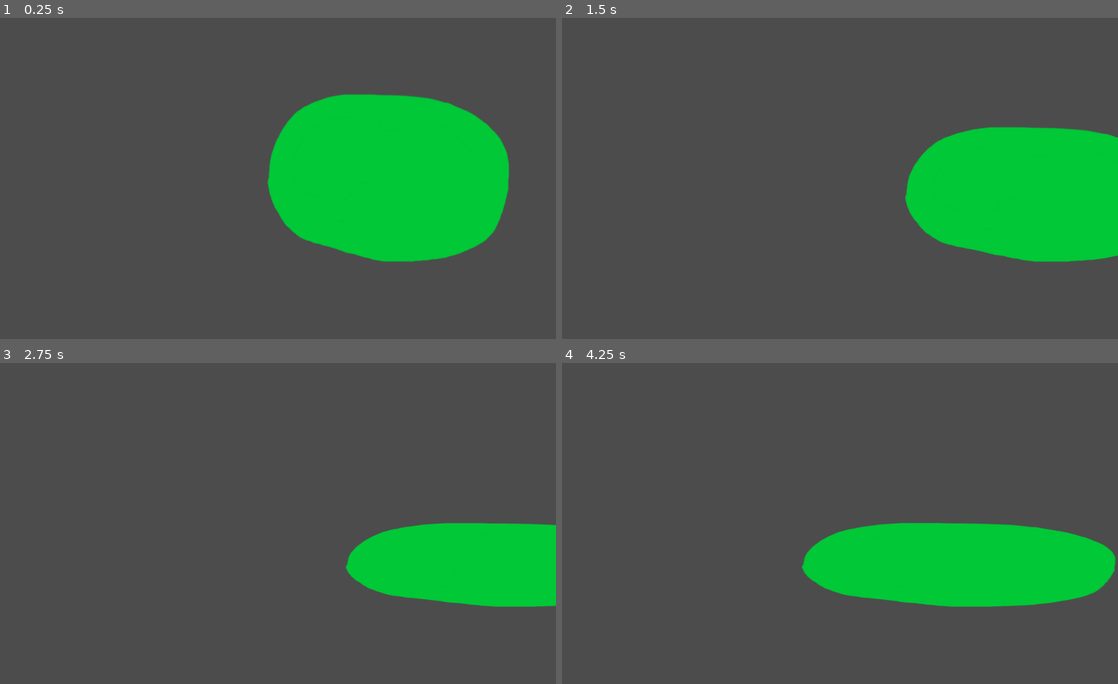
Above: before the commit, frames 1-4 (two rows, left to right).
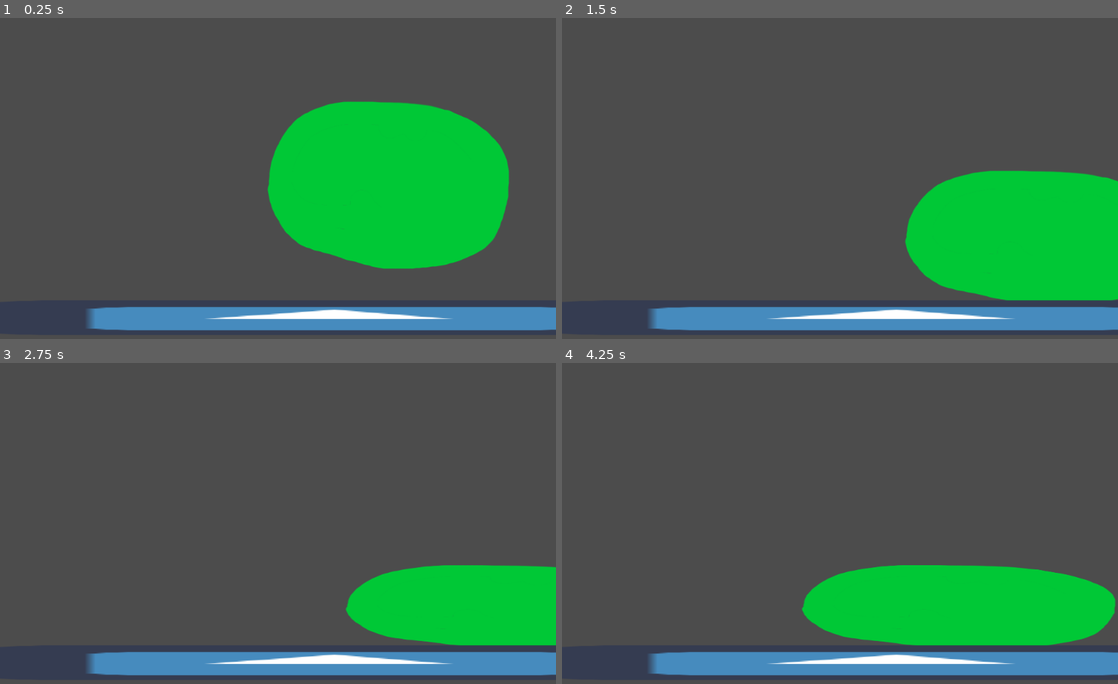
Above: after the commit, the same moments.

Repository: mariothedog/Shifty-Slime
Game: Godot game, scene res://Levels/Level0.tscn
Two runs of this game, one before a commit and one after it. Both use one fixed random seed, a clock stepped at 60 frames per second and the inputs below. The engine's default icon, where the game draws it, is replaced by a stand-in: a white triangle on a blue panel in a dark square.
Inputs:
- Up to frame 1 (0.25 s): no input
- Up to frame 2 (1.5 s): hold D (move_right) 0.53-1.28 s; hold S (shrink) 0.53-1.28 s; hold A (move_left) from 1.28 s (still down); tap S (shrink) at 1.35 s
- Up to frame 3 (2.75 s): release A (move_left) at 2.03 s; hold D (move_right) from 2.03 s (still down); hold S (shrink) from 2.03 s (still down)
- Up to frame 4 (4.25 s): release D (move_right) at 2.78 s; release S (shrink) at 2.78 s; hold W (expand_up) 2.78-3.53 s; tap S (shrink) at 2.85 s; hold A (move_left) from 3.53 s (still down); hold S (shrink) from 3.53 s (still down)

The runs differ from the first frame. In frame 1, 8.4% of the frame differs, in the area x 15-100%, y 23-98%; in frame 2, 16%; in frame 3, 16%; in frame 4, 21%, in the area x 15-100%, y 49-98%.

Commit message:
Added placeholder ground and gravity

Diff:
--- a/Levels/Level0.tscn
+++ b/Levels/Level0.tscn
@@ -1,8 +1,22 @@
-[gd_scene load_steps=2 format=2]
+[gd_scene load_steps=4 format=2]
 
 [ext_resource path="res://Player/Player.tscn" type="PackedScene" id=1]
+[ext_resource path="res://icon.png" type="Texture" id=2]
+
+[sub_resource type="RectangleShape2D" id=1]
+extents = Vector2( 640, 32 )
 
 [node name="Level0" type="Node2D"]
 
 [node name="Player" parent="." instance=ExtResource( 1 )]
 position = Vector2( 714.228, 450.164 )
+
+[node name="StaticBody2D" type="StaticBody2D" parent="."]
+position = Vector2( 605.834, 553.237 )
+
+[node name="CollisionShape2D" type="CollisionShape2D" parent="StaticBody2D"]
+shape = SubResource( 1 )
+
+[node name="Sprite" type="Sprite" parent="StaticBody2D"]
+scale = Vector2( 20, 1 )
+texture = ExtResource( 2 )
--- a/Player/Player.gd
+++ b/Player/Player.gd
@@ -46,7 +46,7 @@
 		$CollisionPolygon2D.position = Vector2(0, -156) * $Sprite.scale # So the centre of enlargement is at the bottom of the middle of the sprite.
 
 func movement(delta):
-	#velocity.y += GRAVITY * delta
+	velocity.y += GRAVITY * delta
 
 	velocity = move_and_slide(velocity)
 
